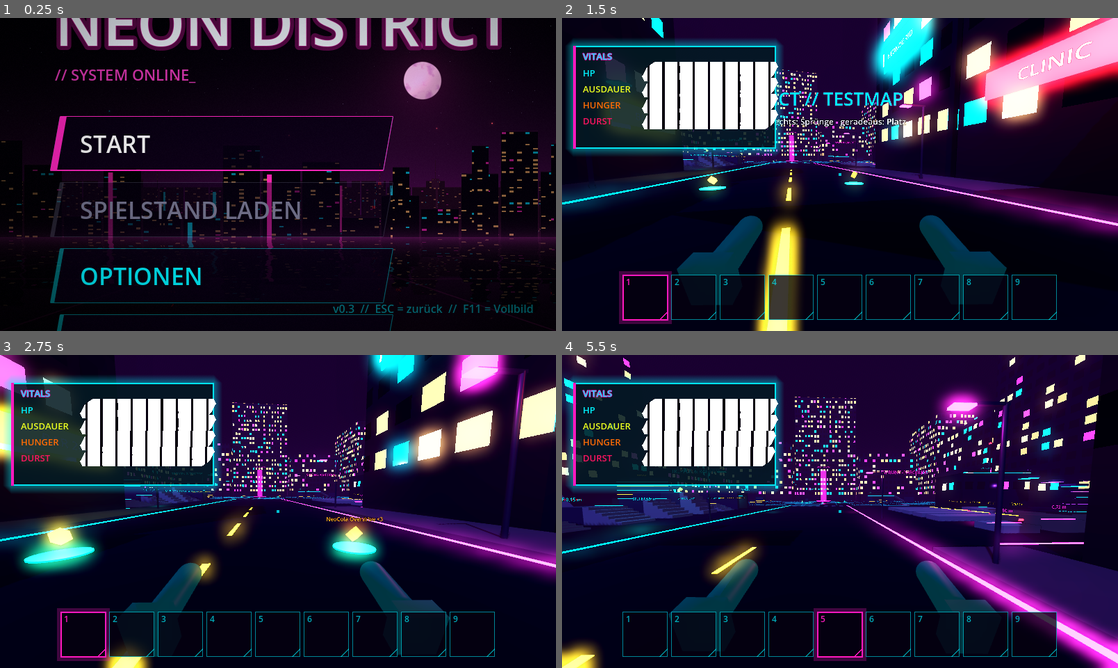
Above: before the commit, frames 1-4 (two rows, left to right).
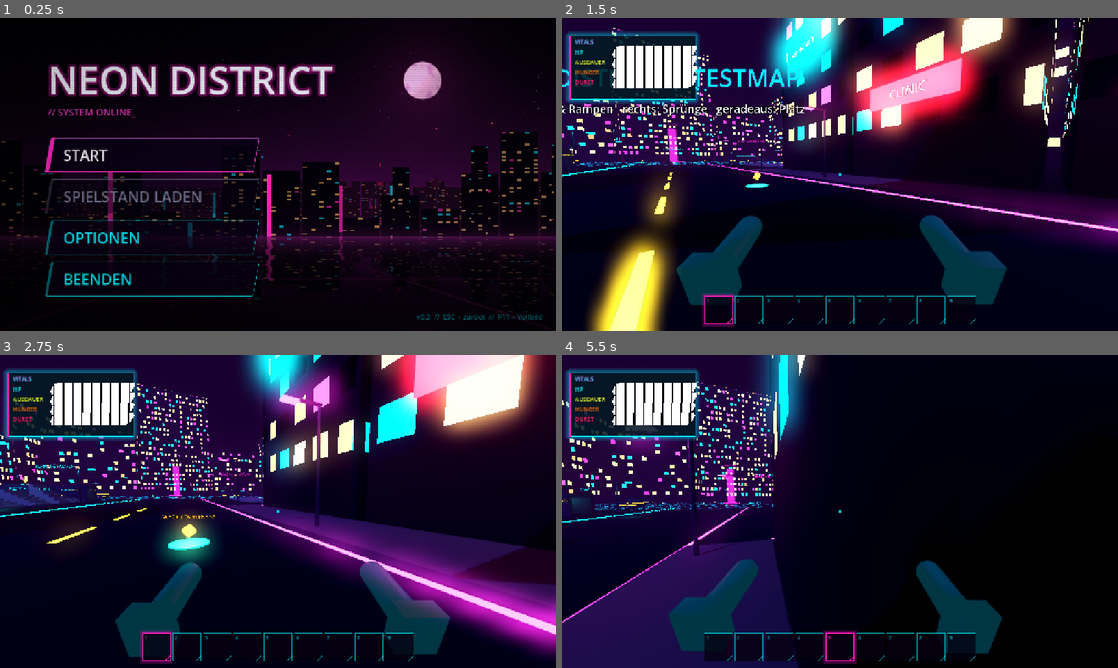
Above: after the commit, the same moments.

Repository: CaptainArschbart/Test
Game: Godot game, scene res://scenes/menu/main_menu.tscn
The game is run twice, just before and just after one commit, with the same random seed, the same clock (stepped at 60 frames per second) and the same inputs.
Inputs (mouse positions are in pixels of both pictures, inside the frame that each line leads up to):
- Up to frame 1 (0.25 s): no input
- Up to frame 2 (1.5 s): click "START" at 0.5 s; tap Enter at 1.25 s; move the mouse to (867, 174) at 1.27 s; hold W (move_forward) from 1.28 s (still down); hold Q (drop_item) from 1.28 s (still down)
- Up to frame 3 (2.75 s): keep holding W (move_forward); tap Space (jump) at 1.52, 2.27 s; move the mouse to (250, 511) at 2.02 s; release Q (drop_item) at 2.03 s; tap 1 (hotbar_1) at 2.1 s
- Up to frame 4 (5.5 s): keep holding W (move_forward); move the mouse to (851, 505) at 2.77 s; tap 2 (hotbar_2) at 2.85 s; move the mouse to (834, 517) at 3.52 s; tap 3 (hotbar_3) at 3.6 s; tap Space (jump) at 3.77, 4.52, 5.27 s; move the mouse to (878, 514) at 4.27 s; tap 4 (hotbar_4) at 4.35 s; move the mouse to (795, 508) at 5.02 s; tap 5 (hotbar_5) at 5.1 s

The runs differ from the first frame. In frame 1, 18% of the frame differs, in the area x 0-100%, y 0-100%; in frame 2, 52%; in frame 3, 57%; in frame 4, 70%.

Commit message:
4K: Vollbild-Auflösung nur für die 3D-Welt, Oberfläche immer scharf, Standard = Monitor
Co-Authored-By: Claude Opus 5.5 (1M context) <noreply@anthropic.com>
Claude-Session: https://claude.ai/code/session_01TXpzxYt3h4hqLvFZxHJrh8

Diff:
--- a/autoload/settings.gd
+++ b/autoload/settings.gd
@@ -67,10 +67,12 @@
 
 var fullscreen := false
 var vsync := true
-## Spielauflösung. Im Fenster ist das die Fenstergröße. Im Vollbild wird das Bild in
-## dieser Größe gerendert und auf den Monitor hochskaliert. Die Oberfläche hat in jeder
-## Auflösung dieselbe Pixelgröße, bei höherer Auflösung wirken die Menüs also kleiner.
+## Fenstergröße im Fenstermodus.
 var resolution := DEFAULT_RESOLUTION
+## Auflösung der 3D-Welt im Vollbild. Vector2i.ZERO = Monitorauflösung (Standard).
+## Kleinere Werte rendern die 3D-Welt gröber und skalieren sie hoch, die Oberfläche
+## bleibt immer scharf in Monitorauflösung.
+var fullscreen_resolution := Vector2i.ZERO
 ## Kantenglättung der 3D-Szene als Viewport.MSAA: 0 = aus, 1 = 2x, 2 = 4x, 3 = 8x.
 var msaa: int = Viewport.MSAA_4X
 ## 3D-Auflösung als Faktor auf die Fenstergröße (RENDER_SCALE_MIN bis 1.0).
@@ -116,6 +118,7 @@
 		"fullscreen": fullscreen,
 		"vsync": vsync,
 		"resolution": resolution,
+		"fullscreen_resolution": fullscreen_resolution,
 		"msaa": msaa,
 		"render_scale": render_scale,
 		"master_volume": master_volume,
@@ -134,6 +137,7 @@
 		"fullscreen": false,
 		"vsync": true,
 		"resolution": DEFAULT_RESOLUTION,
+		"fullscreen_resolution": Vector2i.ZERO,
 		"msaa": Viewport.MSAA_4X,
 		"render_scale": 1.0,
 		"master_volume": 80.0,
@@ -152,6 +156,7 @@
 	vsync = values.vsync
 	# Neuere Schlüssel mit Rückfall, falls ein Aufrufer ein älteres Dictionary übergibt.
 	resolution = values.get("resolution", resolution)
+	fullscreen_resolution = values.get("fullscreen_resolution", fullscreen_resolution)
 	msaa = values.get("msaa", msaa)
 	render_scale = values.get("render_scale", render_scale)
 	master_volume = values.master_volume
@@ -223,6 +228,9 @@
 	var saved_resolution: Variant = config.get_value("video", "resolution", resolution)
 	if saved_resolution is Vector2i and saved_resolution.x >= 640 and saved_resolution.y >= 360:
 		resolution = saved_resolution
+	var saved_fullscreen: Variant = config.get_value("video", "fullscreen_resolution", fullscreen_resolution)
+	if saved_fullscreen is Vector2i and (saved_fullscreen == Vector2i.ZERO or (saved_fullscreen.x >= 640 and saved_fullscreen.y >= 360)):
+		fullscreen_resolution = saved_fullscreen
 	msaa = clampi(int(config.get_value("video", "msaa", msaa)), Viewport.MSAA_DISABLED, Viewport.MSAA_8X)
 	render_scale = clampf(float(config.get_value("video", "render_scale", render_scale)), RENDER_SCALE_MIN, 1.0)
 	master_volume = config.get_value("audio", "master_volume", master_volume)
@@ -240,6 +248,7 @@
 	config.set_value("video", "fullscreen", fullscreen)
 	config.set_value("video", "vsync", vsync)
 	config.set_value("video", "resolution", resolution)
+	config.set_value("video", "fullscreen_resolution", fullscreen_resolution)
 	config.set_value("video", "msaa", msaa)
 	config.set_value("video", "render_scale", render_scale)
 	config.set_value("audio", "master_volume", master_volume)
@@ -267,39 +276,27 @@
 	return result
 
 
-## Die gewählte Auflösung, höchstens so groß wie der Monitor.
-func _clamped_resolution() -> Vector2i:
-	var screen_size := DisplayServer.screen_get_size(DisplayServer.window_get_current_screen())
-	if screen_size.x <= 0 or screen_size.y <= 0:
-		return resolution
-	return Vector2i(mini(resolution.x, screen_size.x), mini(resolution.y, screen_size.y))
-
-
-## Stellt die Auflösung ein.
-## Vollbild: Stretch-Modus "viewport". Godot rendert alles (3D und Oberfläche) in der
-## gewählten Größe und skaliert das fertige Bild auf den Monitor hoch. Die
-## Bildschirmauflösung des Monitors selbst ändert Godot 4 nicht.
-## Fenster: Stretch-Modus "canvas_items" mit der gewählten Größe als Basis, das Fenster
-## bekommt die Größe und wird zentriert. Zieht man es von Hand größer, wird scharf
-## mitskaliert.
-## In beiden Fällen ist die Auflösung zugleich die Basisgröße der Oberfläche, deshalb
-## sieht die Oberfläche im Fenster und im Vollbild bei gleicher Auflösung gleich aus.
+## Fenstermodus: das Fenster bekommt die gewählte Größe (höchstens Monitorgröße) und
+## wird zentriert. Das passiert nur, wenn sich die Größe ändert oder man aus dem
+## Vollbild kommt, damit apply() ein von Hand vergrößertes Fenster nicht zurücksetzt.
+## Vollbild: das Fenster hat Monitorgröße, die gewählte Vollbild-Auflösung wirkt über
+## _apply_3d_scale() auf die 3D-Welt.
+## Die Oberfläche skaliert in beiden Fällen über den Stretch-Modus aus project.godot
+## (canvas_items, Basis 1280×720) und wird immer in voller Fenstergröße gezeichnet.
 func _apply_resolution() -> void:
-	var root := get_tree().root
-	var size := _clamped_resolution()
-	root.content_scale_size = size
+	if DisplayServer.get_name() == "headless":
+		return
 	if fullscreen:
-		root.content_scale_mode = Window.CONTENT_SCALE_MODE_VIEWPORT
 		_applied_resolution = Vector2i(-1, -1)
-		return
-	root.content_scale_mode = Window.CONTENT_SCALE_MODE_CANVAS_ITEMS
-	if DisplayServer.get_name() == "headless":
 		return
 	if resolution == _applied_resolution:
 		return
 	_applied_resolution = resolution
 	var screen_id := DisplayServer.window_get_current_screen()
 	var screen_size := DisplayServer.screen_get_size(screen_id)
+	var size := resolution
+	if screen_size.x > 0 and screen_size.y > 0:
+		size = Vector2i(mini(size.x, screen_size.x), mini(size.y, screen_size.y))
 	if DisplayServer.window_get_mode() == DisplayServer.WINDOW_MODE_MAXIMIZED:
 		DisplayServer.window_set_mode(DisplayServer.WINDOW_MODE_WINDOWED)
 	DisplayServer.window_set_size(size)
@@ -316,13 +313,11 @@
 	return minf(scale, float(RENDER_LONG_EDGE) / float(longest))
 
 
-## Größe, in der tatsächlich gerendert wird. Im Vollbild (Stretch "viewport") ist das
-## die gewählte Auflösung, sonst die Fenstergröße.
-func _render_size(window_size: Vector2i) -> Vector2i:
-	var root := get_tree().root
-	if root.content_scale_mode == Window.CONTENT_SCALE_MODE_VIEWPORT:
-		return Vector2i(root.get_visible_rect().size)
-	return window_size
+## Faktor, um den die Vollbild-Auflösung kleiner ist als das Fenster (1.0 = nativ).
+static func fullscreen_factor(target: Vector2i, window_size: Vector2i) -> float:
+	if target == Vector2i.ZERO or window_size.x <= 0 or window_size.y <= 0:
+		return 1.0
+	return minf(1.0, minf(float(target.x) / window_size.x, float(target.y) / window_size.y))
 
 
 func _on_root_size_changed() -> void:
@@ -340,7 +335,17 @@
 	if viewport == null:
 		return
 	var size := DisplayServer.window_get_size()
-	var scale := scale_for_window(render_scale, _render_size(size))
+	var scale := render_scale
+	if fullscreen:
+		scale *= fullscreen_factor(fullscreen_resolution, size)
+	scale = scale_for_window(scale, size)
+	# Hochskalieren mit FSR statt bilinear, sieht deutlich schärfer aus. Der
+	# Kompatibilitäts-Renderer (OpenGL) kann nur bilinear.
+	var mode := Viewport.SCALING_3D_MODE_BILINEAR
+	if scale < 1.0 and RenderingServer.get_current_rendering_method() != "gl_compatibility":
+		mode = Viewport.SCALING_3D_MODE_FSR
+	if viewport.scaling_3d_mode != mode:
+		viewport.scaling_3d_mode = mode
 	if is_equal_approx(viewport.scaling_3d_scale, scale):
 		_applied_window_size = size
 		return
--- a/scenes/options/options_menu.gd
+++ b/scenes/options/options_menu.gd
@@ -171,22 +171,47 @@
 
 func _on_fullscreen_toggled(on: bool) -> void:
 	_set_draft(on, "fullscreen")
+	# Fenster und Vollbild haben je eine eigene Auflösung, die Liste zeigt die passende.
+	_fill_resolutions()
+	_select_resolution(_wanted_resolution())
 
 
 func _on_resolution_selected(index: int) -> void:
-	_set_draft(resolution_option.get_item_metadata(index), "resolution")
-
-
-## Füllt die Auflösungsliste. Eine gespeicherte Größe, die nicht (mehr) auf den Monitor
-## passt oder nicht in der Liste steht, bleibt als eigener Eintrag wählbar.
+	_set_draft(resolution_option.get_item_metadata(index), _resolution_key())
+
+
+## Im Vollbild bearbeitet die Liste "fullscreen_resolution", im Fenster "resolution".
+func _resolution_key() -> String:
+	return "fullscreen_resolution" if _draft.get("fullscreen", false) else "resolution"
+
+
+func _wanted_resolution() -> Vector2i:
+	if _draft.get("fullscreen", false):
+		return _draft.get("fullscreen_resolution", Vector2i.ZERO)
+	return _draft.get("resolution", Settings.DEFAULT_RESOLUTION)
+
+
+## Füllt die Auflösungsliste. Im Vollbild steht oben "Monitor" (nativ, Vector2i.ZERO),
+## darunter die kleineren Auflösungen. Eine gespeicherte Größe, die nicht (mehr) in
+## der Liste steht, bleibt als eigener Eintrag wählbar.
 func _fill_resolutions() -> void:
 	resolution_option.clear()
+	var fullscreen: bool = _draft.get("fullscreen", false)
+	var screen := DisplayServer.screen_get_size()
 	var sizes := Settings.available_resolutions()
-	var wanted: Vector2i = _draft.get("resolution", Settings.DEFAULT_RESOLUTION)
-	if not sizes.has(wanted):
+	var wanted := _wanted_resolution()
+	if fullscreen:
+		sizes.erase(screen)
+		var native := "Monitor"
+		if screen.x > 0 and screen.y > 0:
+			native = "Monitor  (%d × %d)" % [screen.x, screen.y]
+		resolution_option.add_item(native)
+		resolution_option.set_item_metadata(0, Vector2i.ZERO)
+	if wanted != Vector2i.ZERO and not sizes.has(wanted):
 		sizes.append(wanted)
 		sizes.sort_custom(func(a: Vector2i, b: Vector2i) -> bool: return a.x * a.y < b.x * b.y)
-	var screen := DisplayServer.screen_get_size()
+	if fullscreen:
+		sizes.reverse()
 	for size: Vector2i in sizes:
 		var text := "%d × %d" % [size.x, size.y]
 		if size == screen:
@@ -288,7 +313,8 @@
 func _refresh_options() -> void:
 	fullscreen_check.set_pressed_no_signal(_draft.fullscreen)
 	vsync_check.set_pressed_no_signal(_draft.vsync)
-	_select_resolution(_draft.get("resolution", Settings.DEFAULT_RESOLUTION))
+	_fill_resolutions()
+	_select_resolution(_wanted_resolution())
 	msaa_option.select(msaa_option.get_item_index(_draft.msaa))
 	render_scale_slider.set_value_no_signal(_draft.render_scale * 100.0)
 	_select_output_device(_draft.get("output_device", Settings.DEFAULT_OUTPUT_DEVICE))
--- a/scenes/options/options_menu.tscn
+++ b/scenes/options/options_menu.tscn
@@ -41,7 +41,7 @@
 [node name="ResolutionOption" type="OptionButton" parent="Tabs/GRAFIK/ResolutionRow"]
 unique_name_in_owner = true
 layout_mode = 2
-tooltip_text = "Gilt im Fenster und im Vollbild. Höhere Auflösung: schärferes Bild, kleinere Menüs."
+tooltip_text = "Fenster: Fenstergröße. Vollbild: Auflösung der 3D-Welt (Monitor = volle Schärfe, kleiner = mehr FPS). Menüs bleiben immer scharf."
 size_flags_horizontal = 3
 
 [node name="VsyncCheck" type="CheckButton" parent="Tabs/GRAFIK"]
Not shown, changed: claude_updatenotice.md
